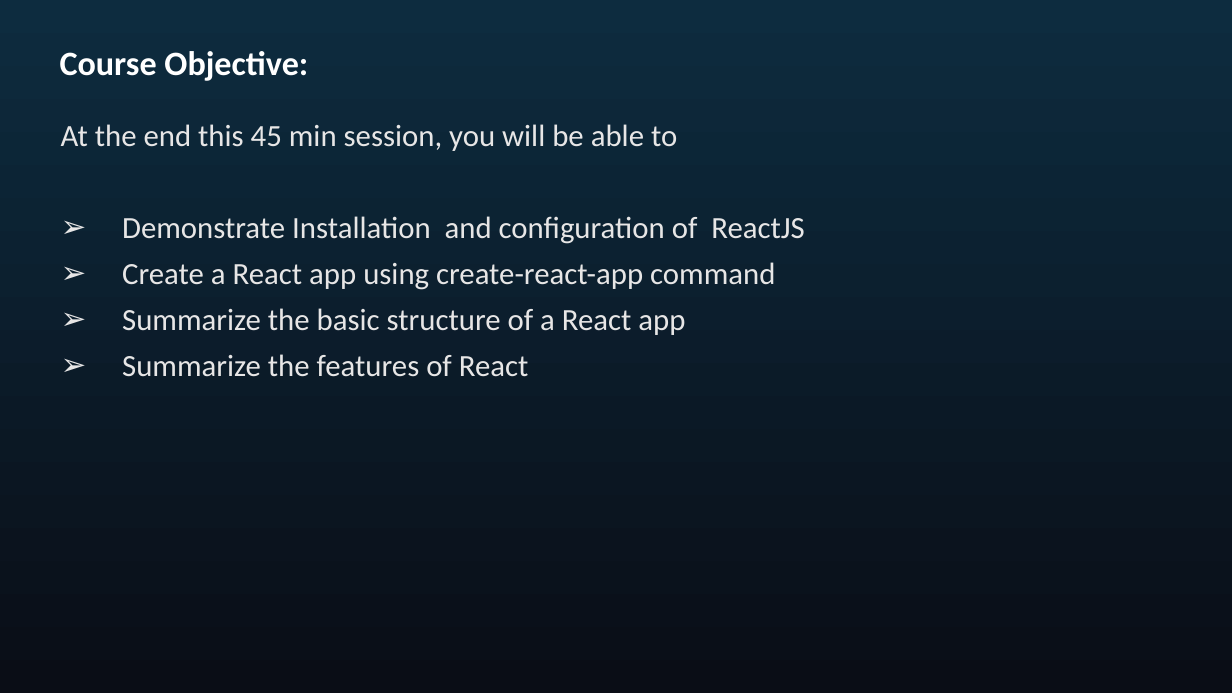
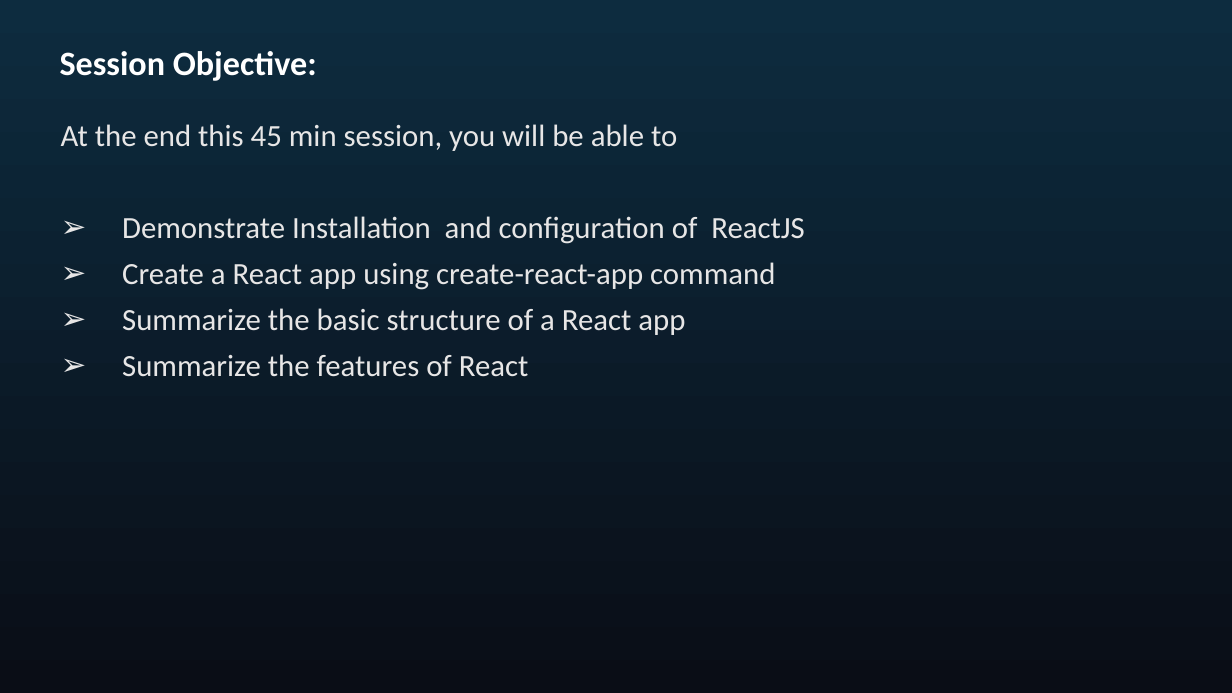
Before and after one commit to seblechernet/PowerPoint-Decks, a slide deck: slide 3 of 01 Introduction to React.pptx (slide 2 before the commit). Drawn at 1232x693 pixels with LibreOffice and Linux fonts; fonts in the diff are those of the drawing. Boxes give left, top, right and bottom in pixels: in the first picture for what was removed or moved away, otherwise in the second. Text is boxed around its words. In the diff, an @@ line names an element or a change of style, - is before the commit and + after.

```diff
--- a/01 Introduction to React.pptx
+++ b/01 Introduction to React.pptx
@@ title at <box>60,51,317,81</box>: text changed @@
-Course Objective:
+Session Objective:
```
Also in this commit, not shown: 1 other slide changed, 1 slide added.
